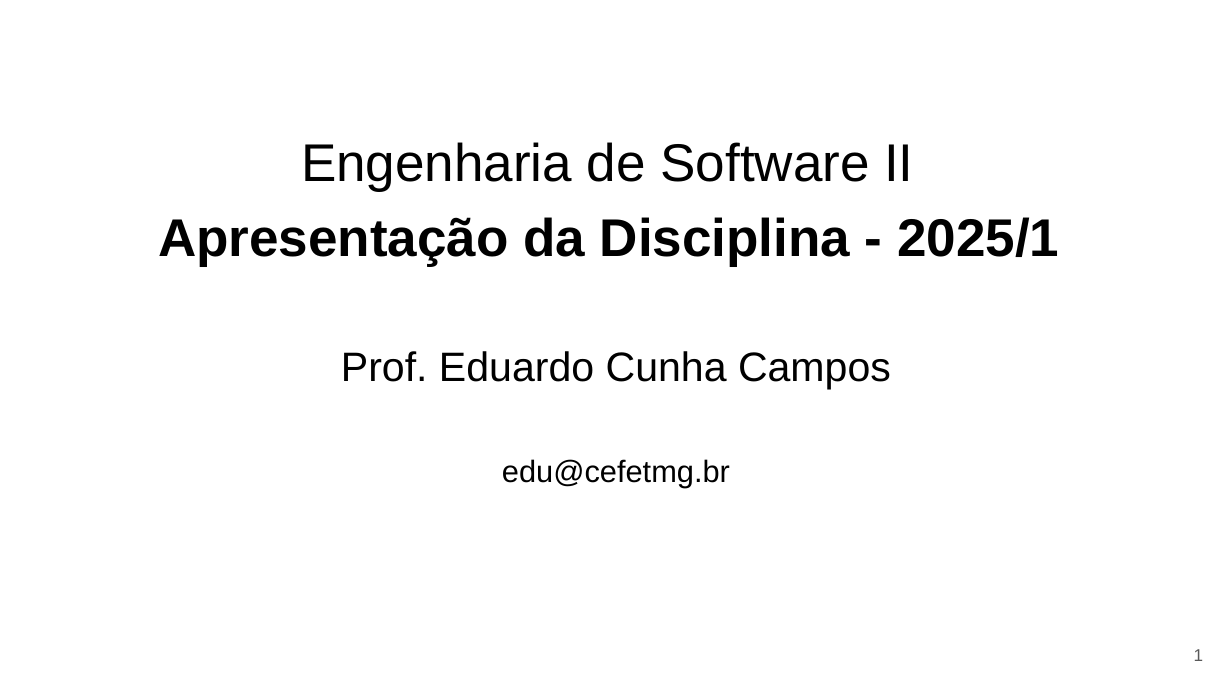
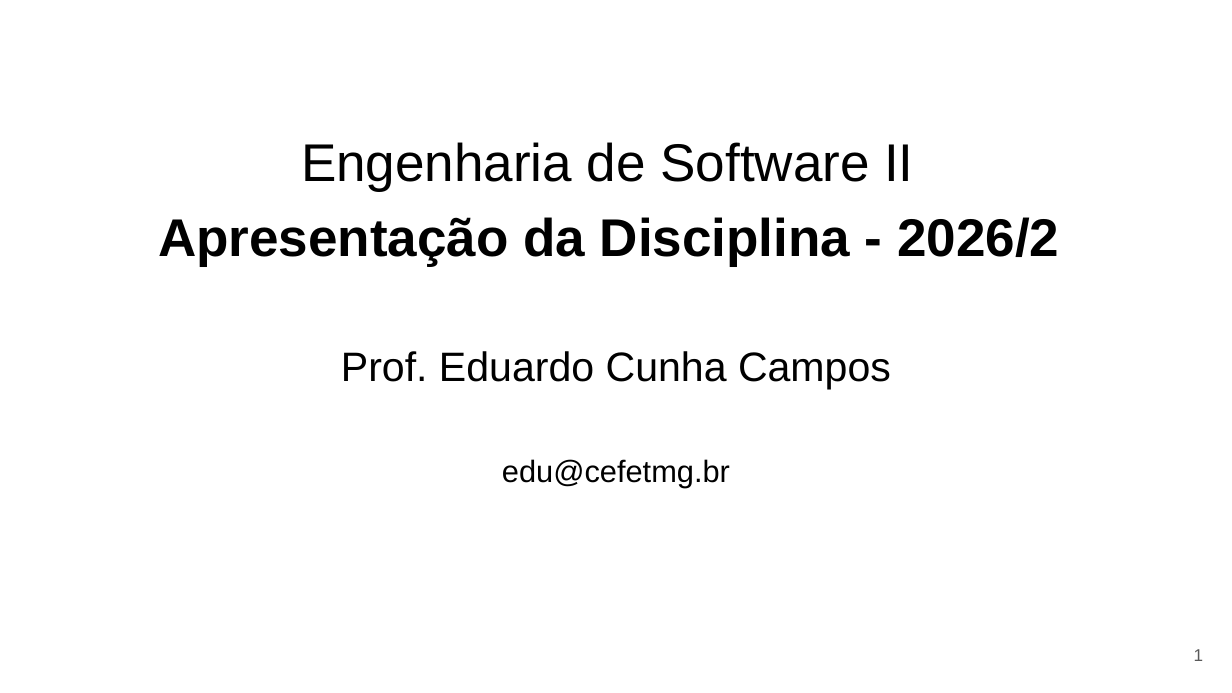
Before and after one commit to eduardocunha11/firstblog, a slide deck: slide 1 of aulas/gsi526/plano_do_curso.pptx. Drawn at 1232x693 pixels with LibreOffice and Linux fonts; fonts in the diff are those of the drawing. Boxes give left, top, right and bottom in pixels: in the first picture for what was removed or moved away, otherwise in the second. Text is boxed around its words. In the diff, an @@ line names an element or a change of style, - is before the commit and + after.

Commit message:
plano de curso atualizado.

```diff
--- a/aulas/gsi526/plano_do_curso.pptx
+++ b/aulas/gsi526/plano_do_curso.pptx
@@ title at [158,217,1059,266]: text changed @@
-Apresentação da Disciplina - 2025/1
+Apresentação da Disciplina - 2026/2
```
